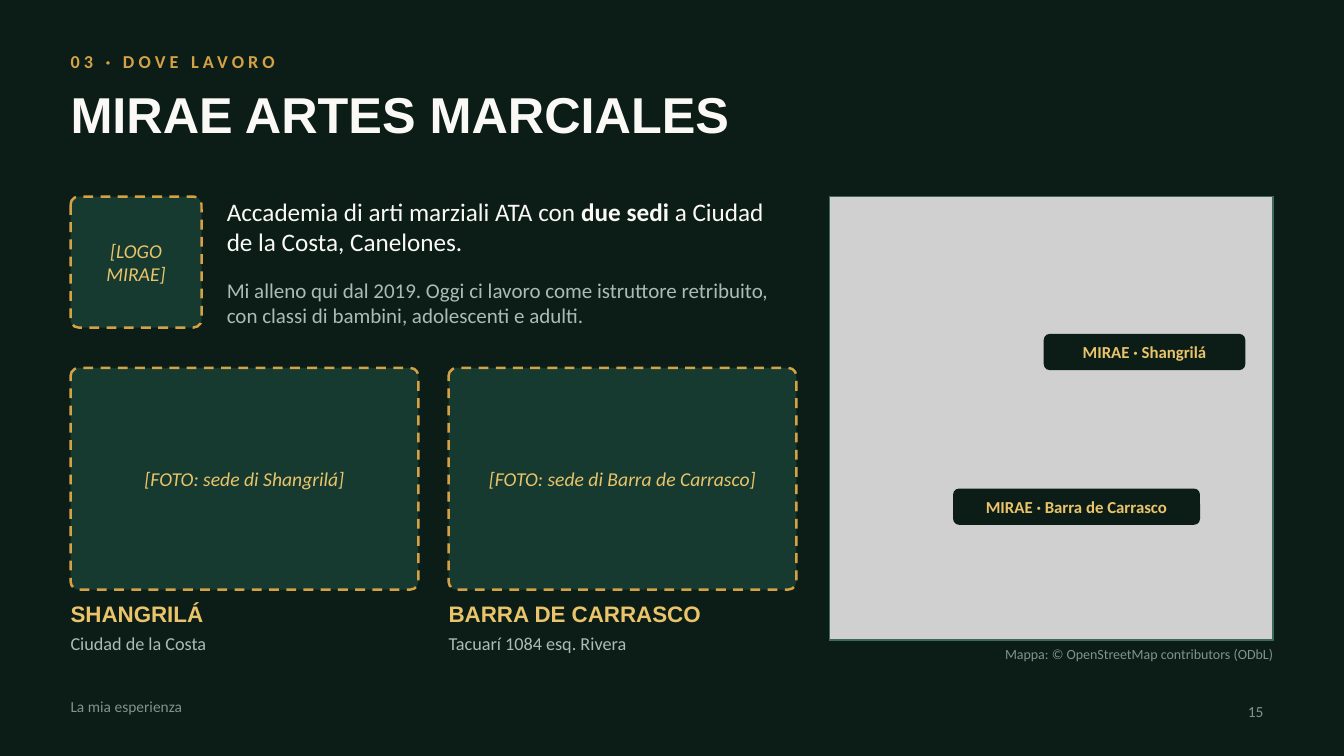
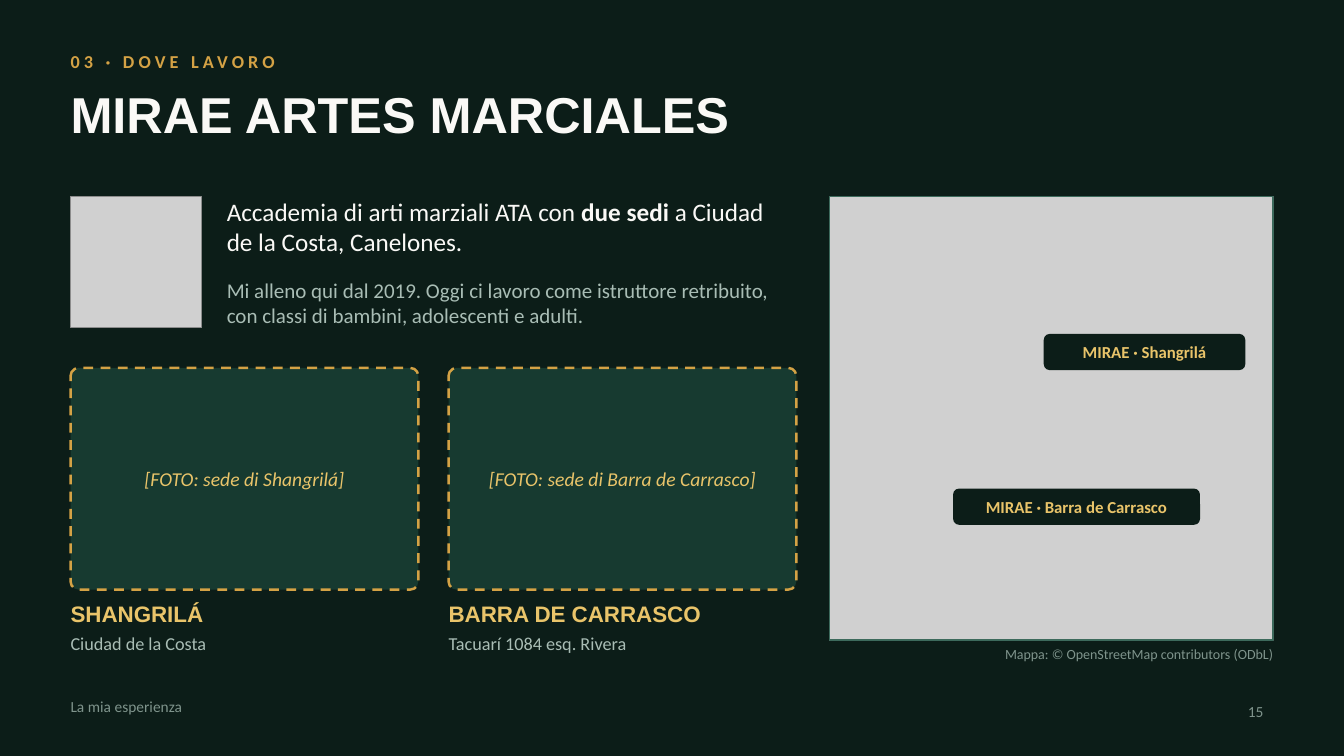
Before and after one commit to maxwhinsis-byte/mirae-imagenes, a slide deck: slide 15 of salida/Taekwondo_Songahm_Scuola_Lavoro.pptx. Drawn at 1344x756 pixels with LibreOffice and Linux fonts; fonts in the diff are those of the drawing; grey boxes stand for pictures. Boxes give left, top, right and bottom in pixels: in the first picture for what was removed or moved away, otherwise in the second. Text is boxed around its words. In the diff, an @@ line names an element or a change of style, - is before the commit and + after.

```diff
--- a/salida/Taekwondo_Songahm_Scuola_Lavoro.pptx
+++ b/salida/Taekwondo_Songahm_Scuola_Lavoro.pptx
@@ rounded rectangle removed at [71,197,202,328] @@
@@ picture added at [71,197,202,328] @@
@@ text removed at [106,244,165,284] @@
-[LOGO MIRAE]
```
Also in this commit, not shown: 1 other slide changed, 10 other files.
